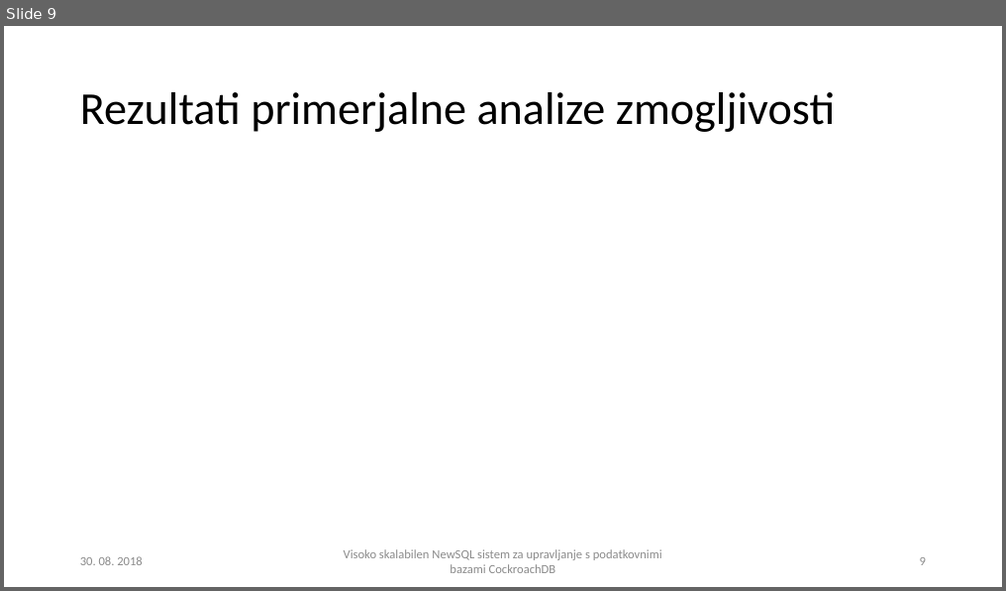
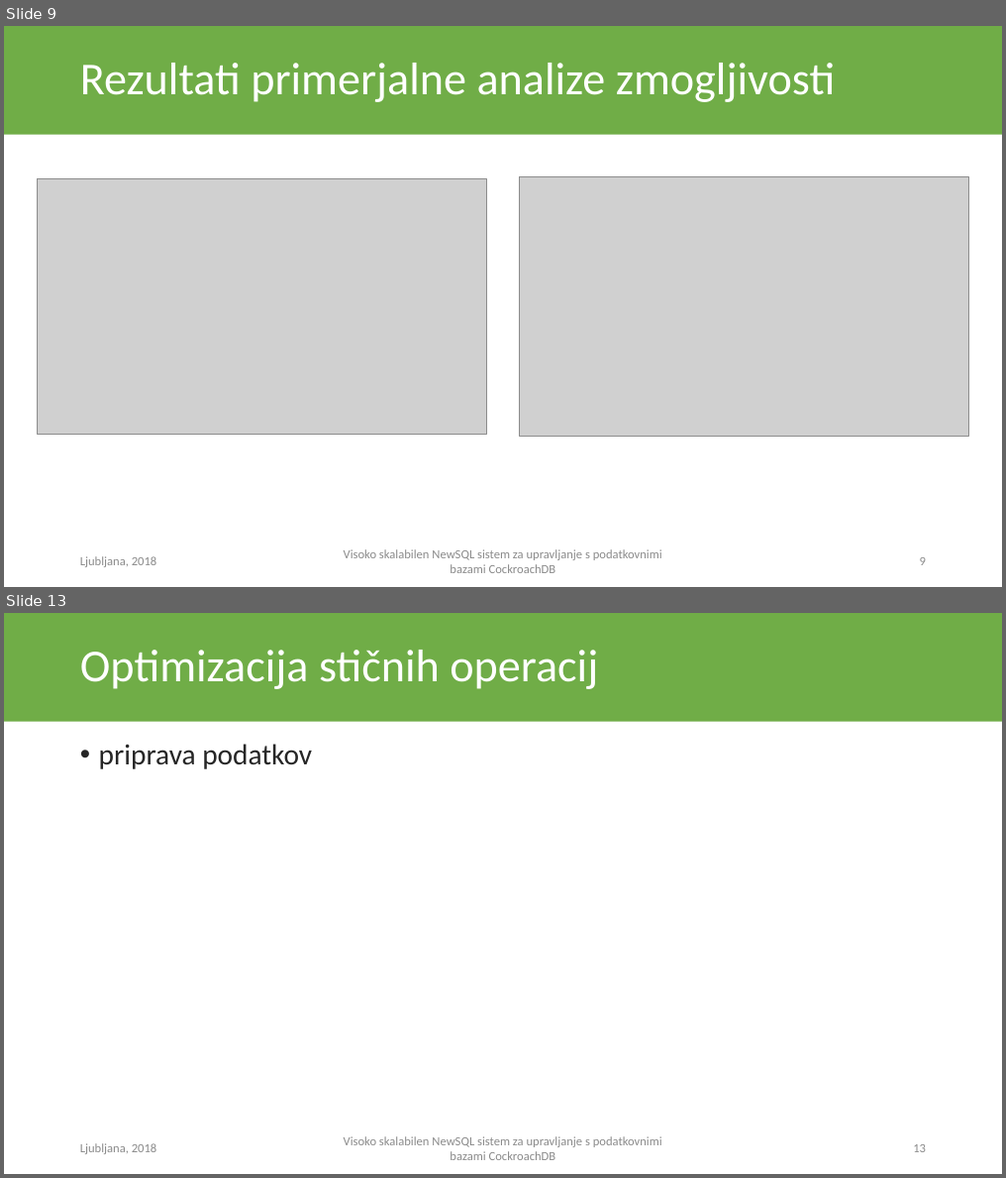
Before and after one commit to arruw/diploma-latex, a slide deck: resources/presentation.pptx. Shown one above the other, each under a label of ours: slide 9 before the commit, slides 9 and 13 after it; the slides between them are not shown. The pictures are 1006x591 and 1006x1178 pixels, drawn with LibreOffice and Linux fonts; fonts in the diff are those of the drawing; grey boxes stand for pictures. Boxes give left, top, right and bottom in pixels: in the first picture for what was removed or moved away, otherwise in the second. Text is boxed around its words. In the diff, an @@ line names an element or a change of style, - is before the commit and + after.

```diff
--- a/resources/presentation.pptx
+++ b/resources/presentation.pptx
@@ slide 13 added at (4,613,1002,1174), background #FFFFFF; not listed: 1 template element that a slide beside it also shows @@
@@ title added at (80,650,598,689), 44 pt, text #FFFFFF @@
+Optimizacija stičnih operacij
@@ text added at (99,744,312,769), 28 pt, text #262626 @@
+• priprava podatkov
@@ text added at (80,1144,157,1155), 12 pt, text #8C8C8C @@
+Ljubljana, 2018
@@ text added at (344,1137,662,1160), 12 pt, text #8C8C8C @@
+Visoko skalabilen NewSQL sistem za upravljanje s podatkovnimi bazami CockroachDB
@@ page number added at (913,1145,926,1153), 12 pt, text #8C8C8C @@
+13
@@ slide 9 changed as well @@
@@ rectangle added at (4,26,1002,135), fill #70AD47 @@
@@ title "Rezultati primerjalne analize zmogljivosti": place and size @@
-title "Rezultati primerjalne analize zmogljivosti" at (80,92,835,132)
+title "Rezultati primerjalne analize zmogljivosti" at (80,63,835,102)
@@ title "Rezultati primerjalne analize zmogljivosti" at (80,63,835,102): text colour #000000 to #FFFFFF @@
@@ picture added at (37,178,486,434) @@
@@ picture added at (520,177,969,436) @@
@@ text at (80,557,157,568): text changed @@
-30. 08. 2018
+Ljubljana, 2018
```
Also in this commit, not shown: 11 other slides changed, 2 other slides added, 7 other files.
